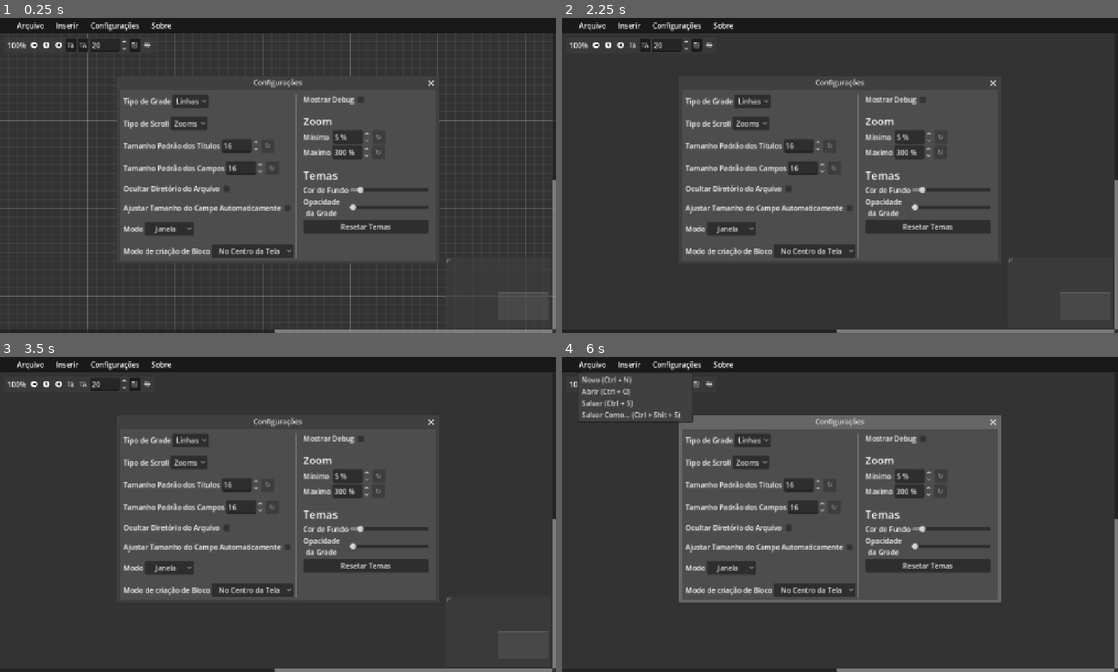
Above: before the commit, frames 1-4 (two rows, left to right).
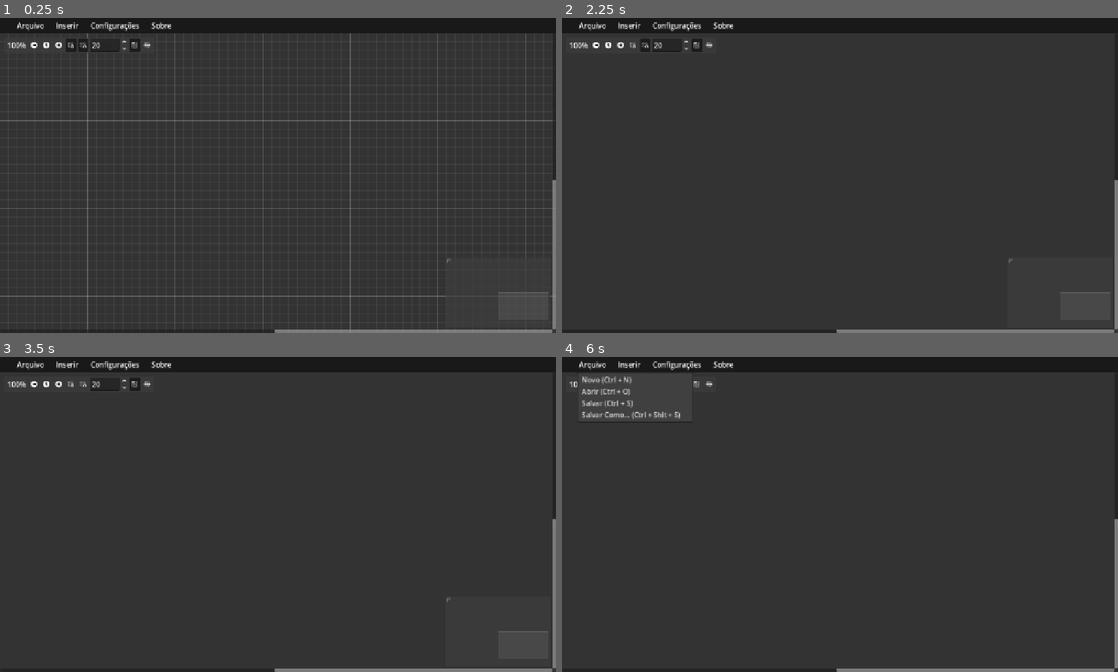
Above: after the commit, the same moments.

Repository: Miguel-de-Souza/Map-infinity
Game: Godot game, scene res://main.tscn
Two runs of this game, one before a commit and one after it. Both use one fixed random seed, a clock stepped at 60 frames per second and the inputs below.
Inputs (mouse positions are in pixels of both pictures, inside the frame that each line leads up to):
- Up to frame 1 (0.25 s): no input
- Up to frame 2 (2.25 s): click (595, 46) at 0.5 s; click (623, 46) at 1.25 s; click (634, 46) at 2 s
- Up to frame 3 (3.5 s): click (83, 385) at 2.75 s
- Up to frame 4 (6 s): click (695, 385) at 3.5 s; click (706, 385) at 4.25 s; click (751, 438) at 5 s, where only the run before the commit has a clickable "Linhas"; click "Arquivo" at 5.75 s

The runs differ from the first frame. In frame 1, 21% of the frame differs, in the area x 21-79%, y 18-78%; in frame 2, 27%; in frame 3, 27%; in frame 4, 30%.

Commit message:
Correção de inserir lista com Enter (0.0.8)

Diff:
--- a/Scripts/graph_node.gd
+++ b/Scripts/graph_node.gd
@@ -215,24 +215,25 @@
 
 #Sistema para Adicionar Caracteres de listas
 func _input(event):
-	if type_list == "ponto":
-		if event is InputEventKey and event.pressed:
-			if event.keycode == KEY_ENTER:
-				var line = note.get_line(note.get_caret_line())
-
-				if line.begins_with("• "):
-					await get_tree().process_frame
-					note.insert_text_at_caret("• ")
-
-	elif type_list == "num":
-		if event is InputEventKey and event.pressed:
-			if event.keycode == KEY_ENTER:
-				var line = note.get_line(note.get_caret_line())
-
-				if line.begins_with(str(num_count)):
-					await get_tree().process_frame
-					num_count += 1
-					note.insert_text_at_caret(str(num_count) + ". ")
+	if note.has_focus():
+		if type_list == "ponto":
+			if event is InputEventKey and event.pressed:
+				if event.keycode == KEY_ENTER:
+					var line = note.get_line(note.get_caret_line())
+
+					if line.begins_with("• "):
+						await get_tree().process_frame
+						note.insert_text_at_caret("• ")
+
+		elif type_list == "num":
+			if event is InputEventKey and event.pressed:
+				if event.keycode == KEY_ENTER:
+					var line = note.get_line(note.get_caret_line())
+
+					if line.begins_with(str(num_count)):
+						await get_tree().process_frame
+						num_count += 1
+						note.insert_text_at_caret(str(num_count) + ". ")
 
 
 #Quando apertar o botão, insere o caracter e altera a variavel type_list
--- a/main.tscn
+++ b/main.tscn
@@ -52,6 +52,7 @@
 title = "Configurações"
 initial_position = 1
 size = Vector2i(720, 390)
+visible = false
 unresizable = true
 script = ExtResource("2_0xm2m")
 Geapgh = NodePath("../GraphEdit")
